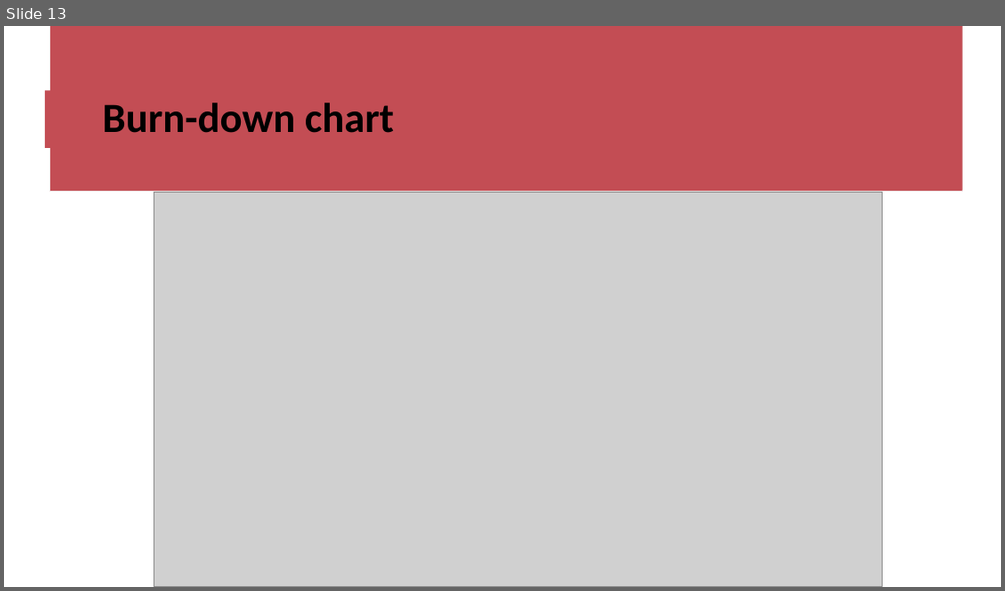
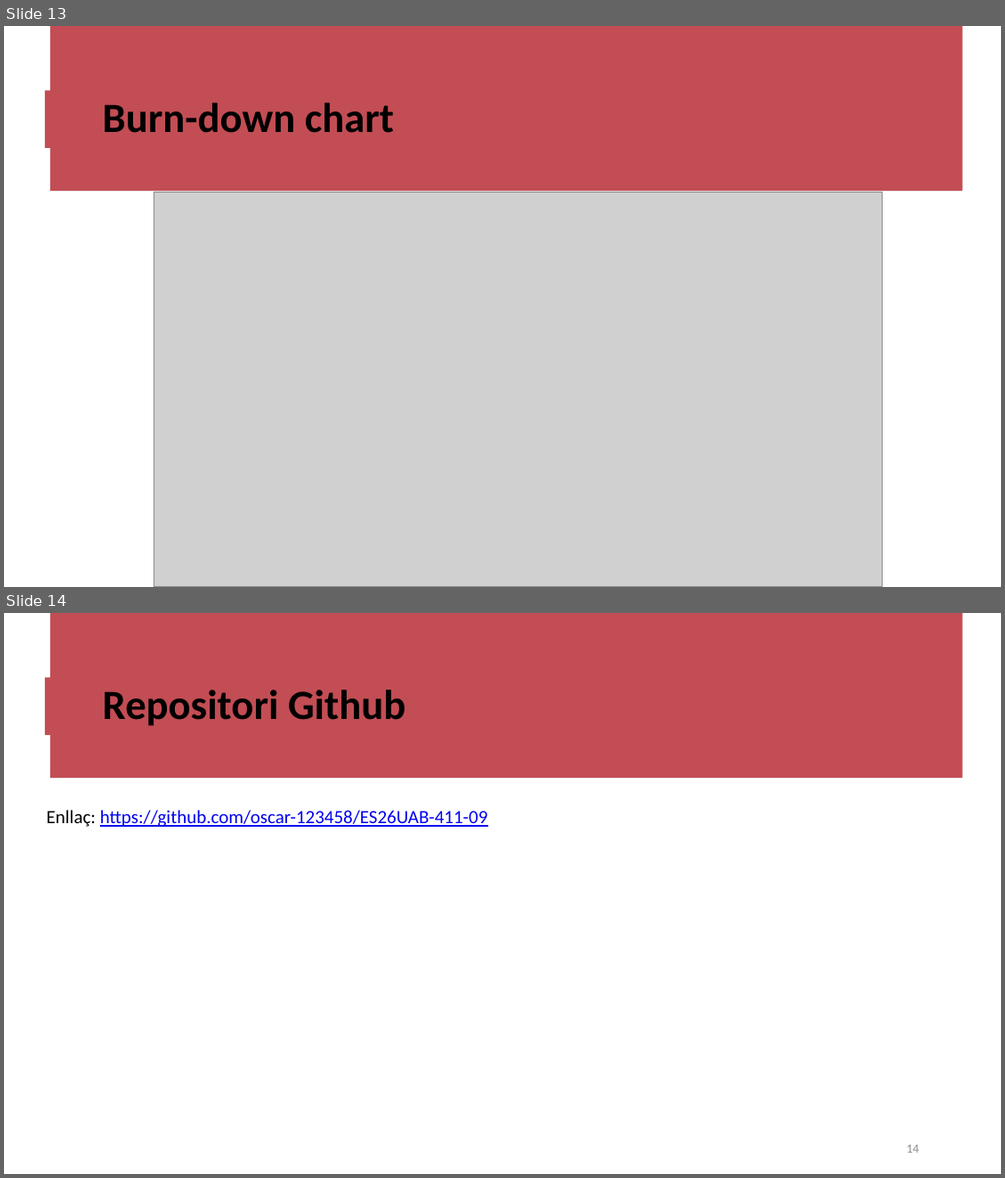
Before and after one commit to oscar-123458/ES26UAB-411-09, a slide deck: documents/Sprint_Review1_411_09.pptx. Shown one above the other, each under a label of ours: slide 13 before the commit, slides 13 and 14 after it. The pictures are 1005x591 and 1005x1178 pixels, drawn with LibreOffice and Linux fonts; fonts in the diff are those of the drawing; grey boxes stand for pictures. Boxes give left, top, right and bottom in pixels: in the first picture for what was removed or moved away, otherwise in the second. Text is boxed around its words. In the diff, an @@ line names an element or a change of style, - is before the commit and + after.

```diff
--- a/documents/Sprint_Review1_411_09.pptx
+++ b/documents/Sprint_Review1_411_09.pptx
@@ slide 14 added at box(4, 613, 1001, 1174), background #FFFFFF; not listed: 3 template elements that a slide beside it also shows @@
@@ text added at box(103, 690, 405, 726), 40 pt, text #000000, bold @@
+Repositori Github
@@ text added at box(47, 810, 488, 827), 18 pt, text #0000EE, underline @@
+Enllaç: https://github.com/oscar-123458/ES26UAB-411-09
@@ page number added at box(906, 1144, 919, 1152), 12 pt, text #8B8B8B @@
+14
```
Also in this commit, not shown: 1 slide changed.
